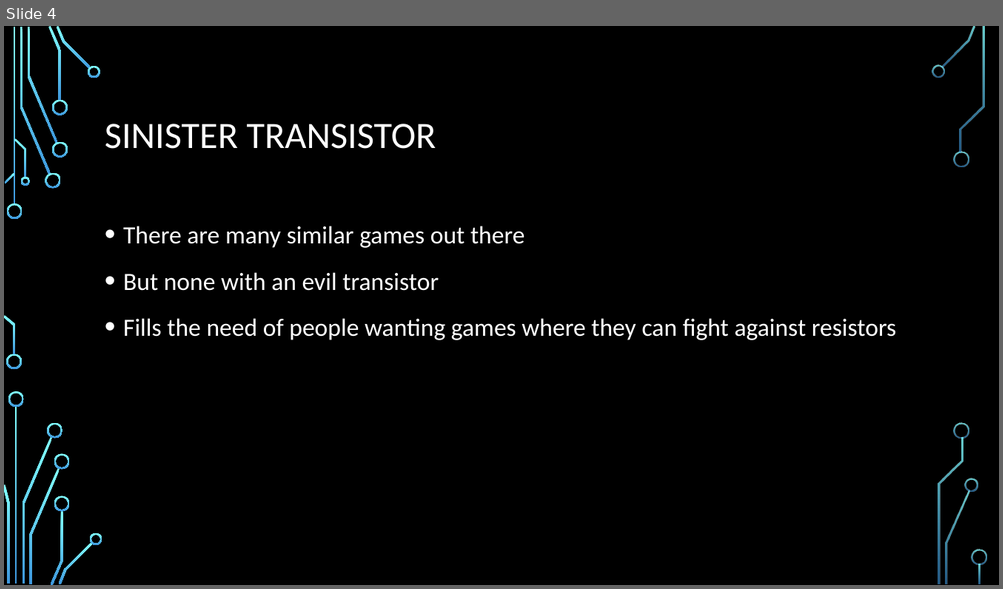
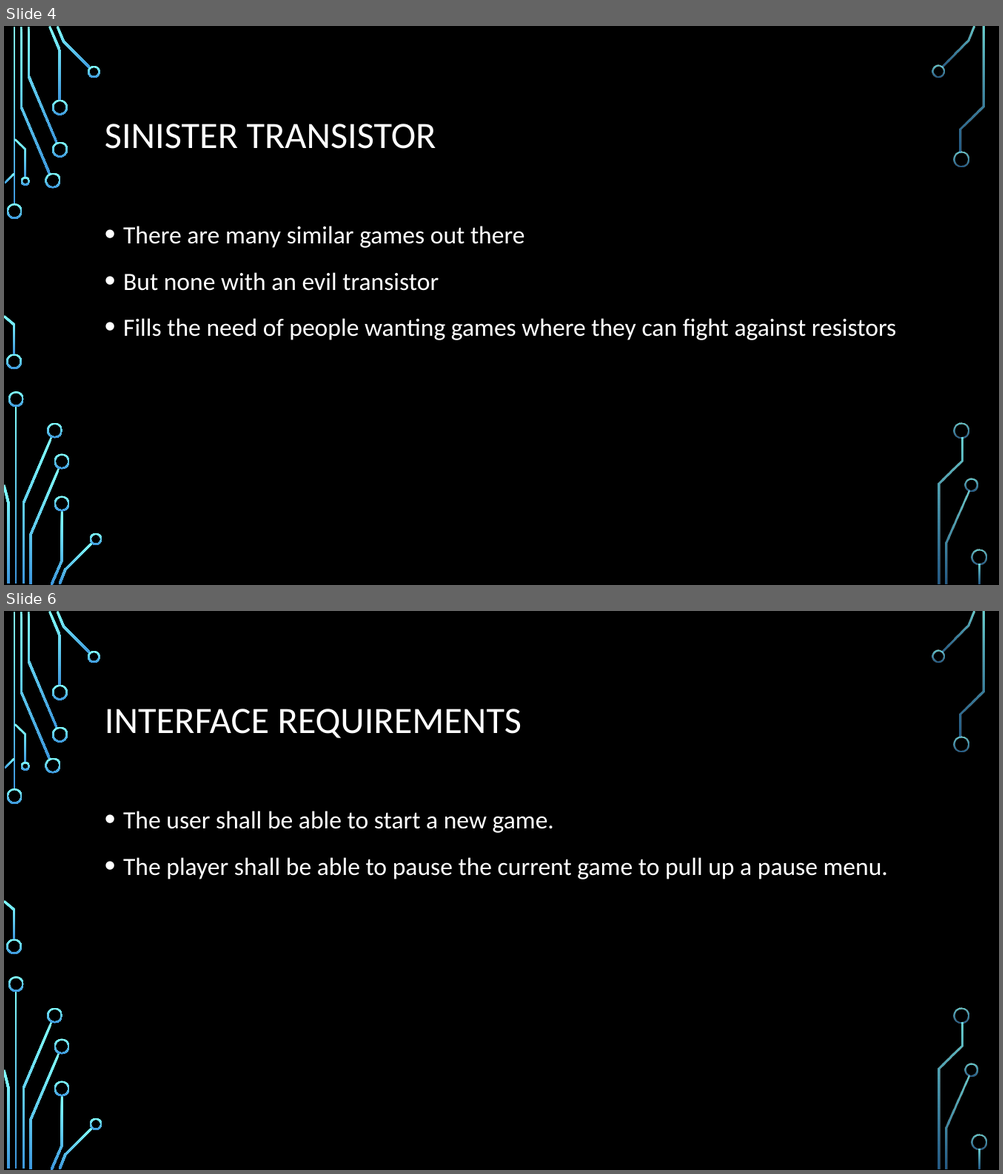
Before and after one commit to gregkelso/COP-4331, a slide deck: Sinister Transistor.pptx. Shown one above the other, each under a label of ours: slide 4 before the commit, slides 4 and 6 after it; the slides between them are not shown. The pictures are 1003x589 and 1003x1174 pixels, drawn with LibreOffice and Linux fonts; fonts in the diff are those of the drawing; background and template pictures are left out. Boxes give left, top, right and bottom in pixels: in the first picture for what was removed or moved away, otherwise in the second. Text is boxed around its words. In the diff, an @@ line names an element or a change of style, - is before the commit and + after.

```diff
--- a/Sinister Transistor.pptx
+++ b/Sinister Transistor.pptx
@@ slide 6 added at (x1=4, y1=611, x2=999, y2=1170), background picture (left out); not listed: 36 template elements that a slide beside it also shows @@
@@ title added at (x1=105, y1=709, x2=521, y2=738), 36 pt, text #FFFFFF @@
+INTERFACE REQUIREMENTS
@@ text added at (x1=123, y1=811, x2=888, y2=880), 24 pt, text #FFFFFF @@
+• The user shall be able to start a new game.
+• The player shall be able to pause the current game to pull up a pause menu.
```
Also in this commit, not shown: 9 other slides added, 1 other file.
